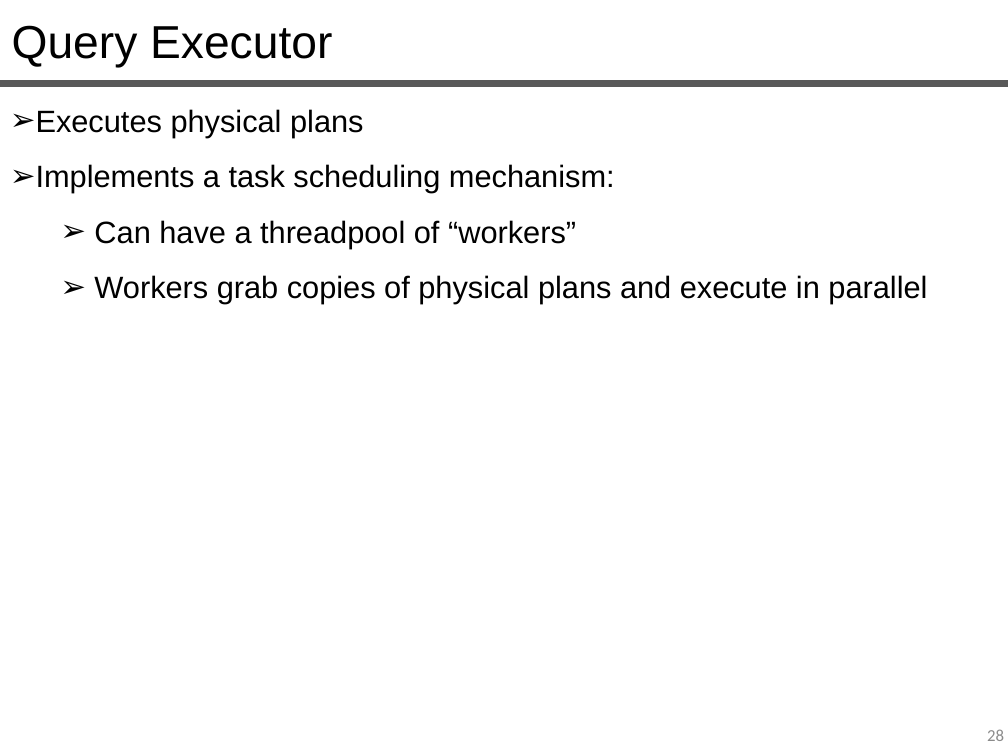
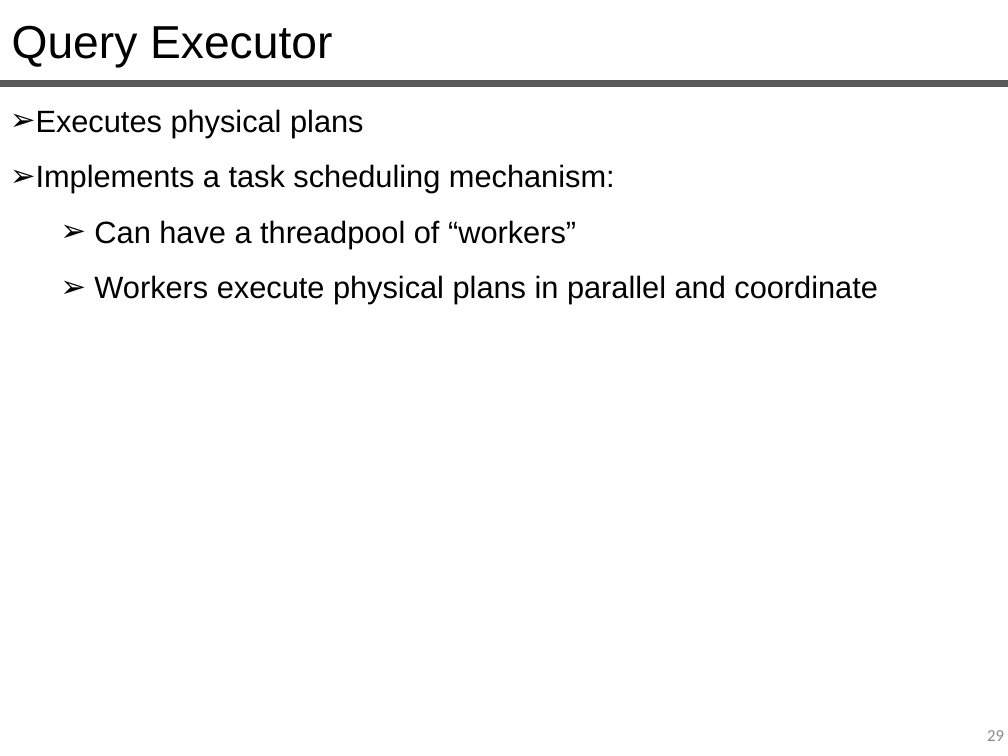
Before and after one commit to queryproc/slides, a slide deck: slide 29 of 11-physical-data-organization.pptx (slide 28 before the commit). Drawn at 1008x756 pixels with LibreOffice and Linux fonts; fonts in the diff are those of the drawing. Boxes give left, top, right and bottom in pixels: in the first picture for what was removed or moved away, otherwise in the second. Text is boxed around its words. In the diff, an @@ line names an element or a change of style, - is before the commit and + after.

```diff
--- a/11-physical-data-organization.pptx
+++ b/11-physical-data-organization.pptx
@@ text at box(94, 275, 878, 304): text changed @@
-  ➢ Workers grab copies of physical plans and execute in parallel
+  ➢ Workers execute physical plans in parallel and coordinate
@@ page number at box(987, 730, 1004, 741): text changed @@
-28
+29
```
Also in this commit, not shown: 7 other slides changed, 1 slide added, 1 other file.
